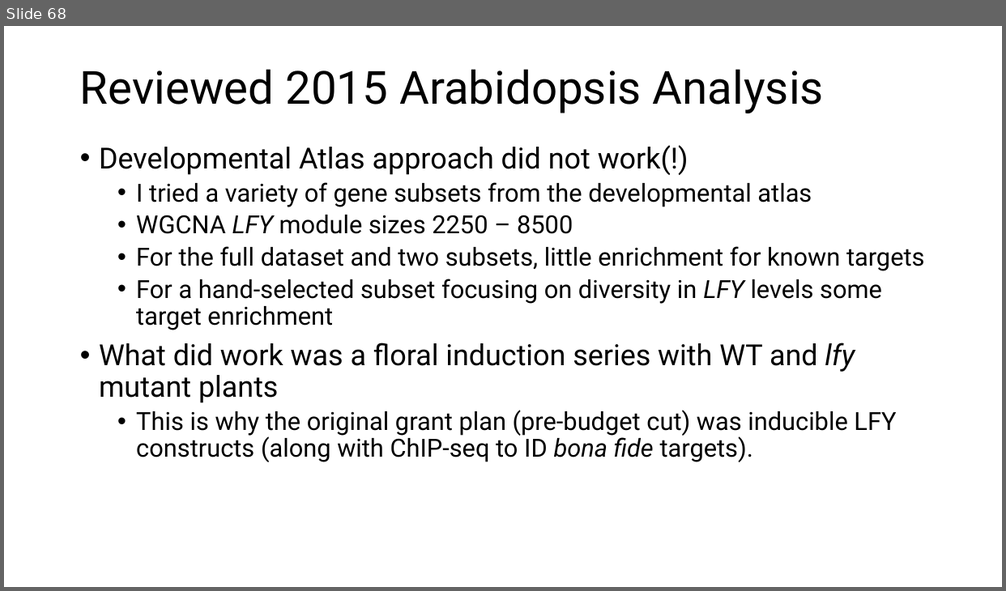
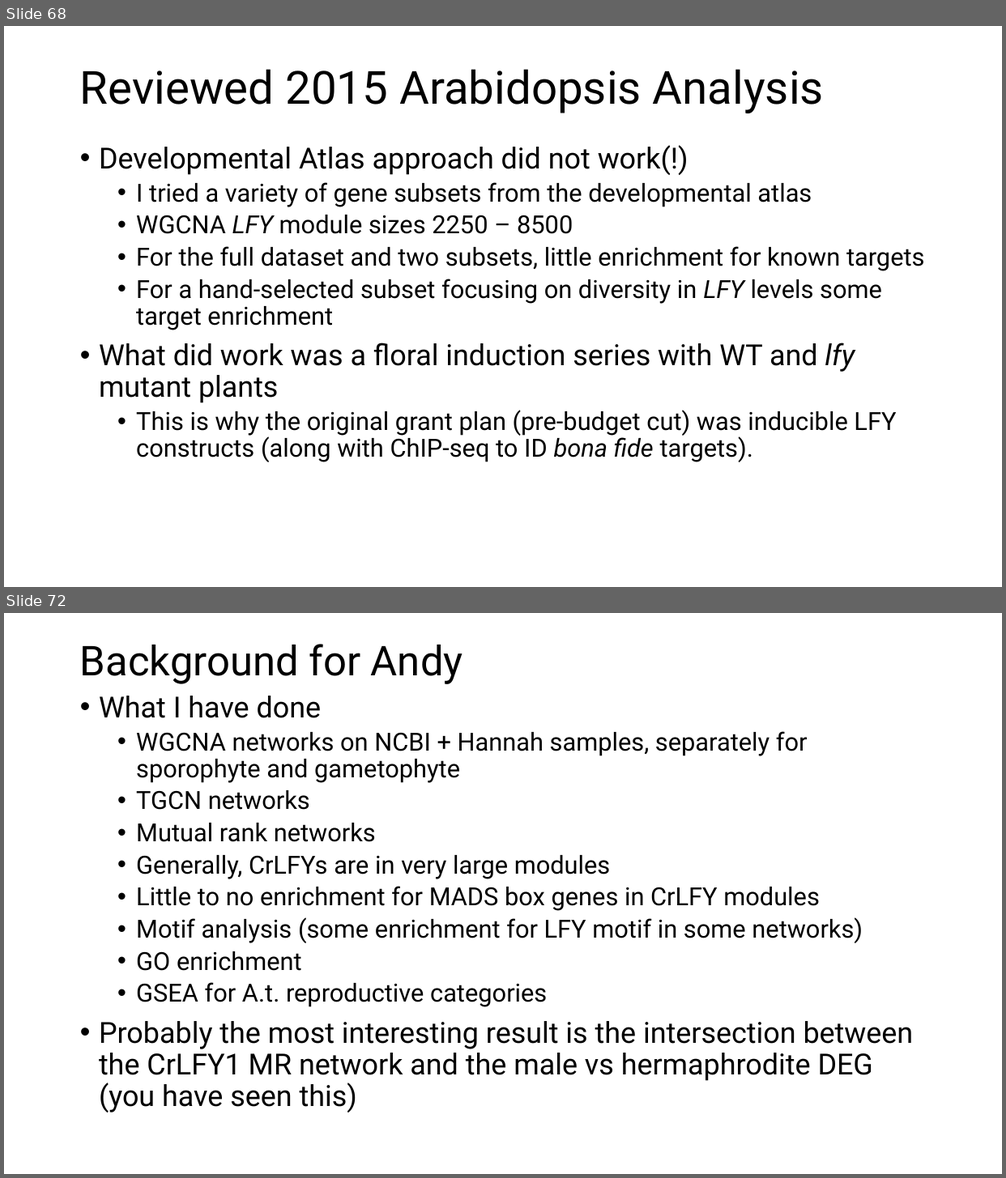
Before and after one commit to MaloofLab/McConnell-Ceratopteris-RNAseq, a slide deck: Presentation-2025-06-20.pptx. Shown one above the other, each under a label of ours: slide 68 before the commit, slides 68 and 72 after it; the slides between them are not shown. The pictures are 1006x591 and 1006x1178 pixels, drawn with LibreOffice and Linux fonts; fonts in the diff are those of the drawing. Boxes give left, top, right and bottom in pixels: in the first picture for what was removed or moved away, otherwise in the second. Text is boxed around its words. In the diff, an @@ line names an element or a change of style, - is before the commit and + after.

Commit message:
Intersection of results with Plackett A.t. reproductive sets

```diff
--- a/Presentation-2025-06-20.pptx
+++ b/Presentation-2025-06-20.pptx
@@ slide 72 added at [4,613,1002,1174], background #FFFFFF @@
@@ title added at [80,644,463,684], 39.6 pt, text #000000 @@
+Background for Andy
@@ text added at [99,696,914,1113], 24 pt, text #000000 @@
+• What I have done
+  • WGCNA networks on NCBI + Hannah samples, separately for sporophyte and gametophyte
+  • TGCN networks
+  • Mutual rank networks
+  • Generally, CrLFYs are in very large modules
+  • Little to no enrichment for MADS box genes in CrLFY modules
+  • Motif analysis (some enrichment for LFY motif in some networks)
+  • GO enrichment
+  • GSEA for A.t. reproductive categories
+• Probably the most interesting result is the intersection between the CrLFY1 MR network and the male vs hermaphrodite DEG (you have seen this)
```
Also in this commit, not shown: 9 other slides added, 15 other files.
